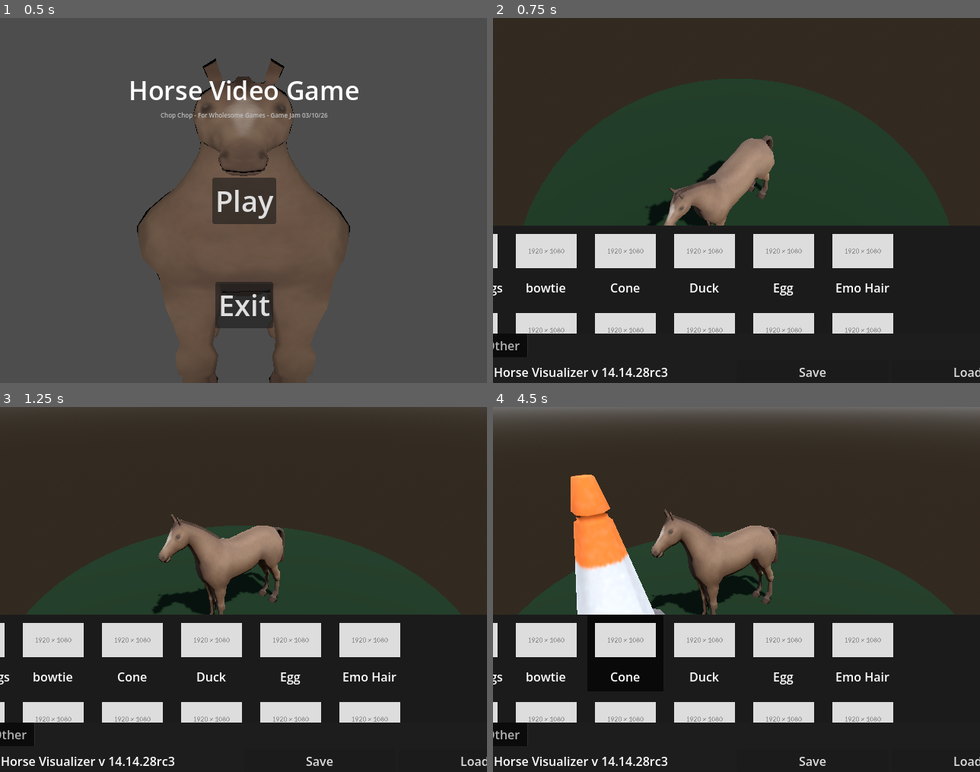
Above: before the commit, frames 1-4 (two rows, left to right).
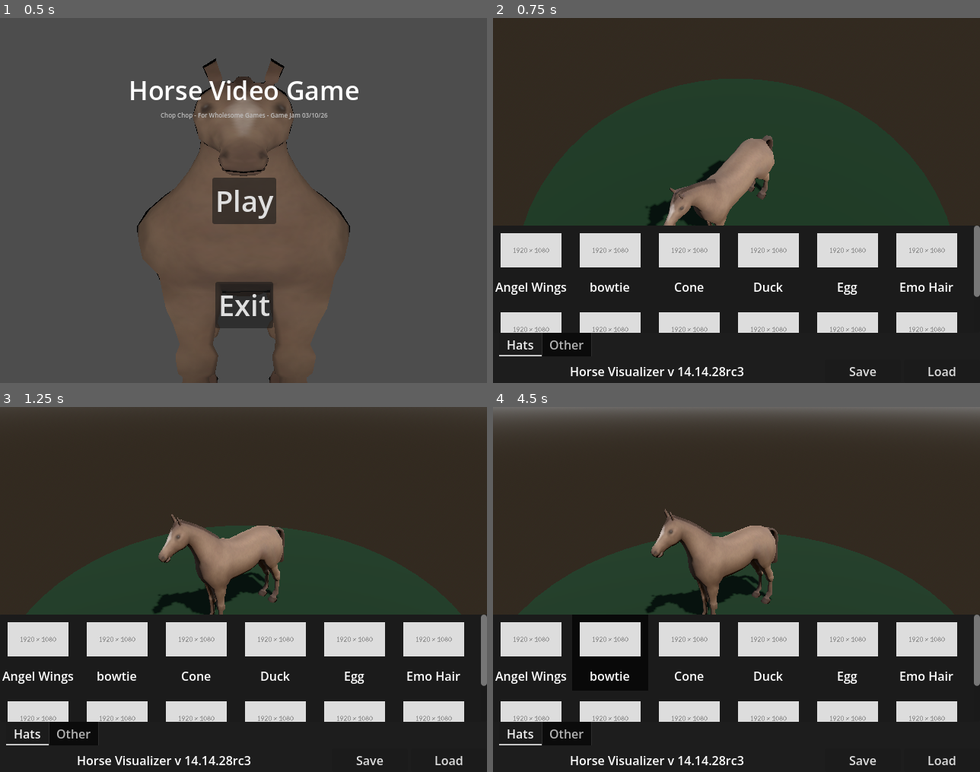
Above: after the commit, the same moments.

Repository: lukewhitingdev/gamejam-Bradys-Day-Out
Game: Godot game, scene res://Maps/MainMenuMap.tscn
The game is run twice, just before and just after one commit, with the same random seed, the same clock (stepped at 60 frames per second) and the same inputs. The engine's default icon, where the game draws it, is replaced by a stand-in: a white triangle on a blue panel in a dark square.
Inputs (mouse positions are in pixels of both pictures, inside the frame that each line leads up to):
- Up to frame 1 (0.5 s): no input
- Up to frame 2 (0.75 s): click "Play" at 0.5 s
- Up to frame 3 (1.25 s): no input
- Up to frame 4 (4.5 s): tap Enter at 1.25 s; move the mouse to (736, 680) at 1.27 s; press the mouse at (736, 680) at 1.28 s; hold D (move_right) 1.28-2.03 s; tap Space (start_game) at 2 s; move the mouse to (546, 651) at 2.02 s; release the mouse at (546, 651) at 2.03 s; hold A (move_left) 2.03-2.75 s; right-click (546, 651) at 2.1 s; click (546, 651) at 2.17 s; click "Save" at 2.75 s; click "Load" at 3.5 s; move the mouse to (624, 651) at 4.27 s; press the mouse at (624, 651) at 4.28 s; hold D (move_right) from 4.28 s (still down)

Frame 1 is identical in both runs. In frame 2, 10% of the frame differs, in the area x 0-100%, y 56-99%; in frame 3, 10%; in frame 4, 14%, in the area x 0-100%, y 18-99%.

Commit message:
Fixed UI scaling

Diff:
--- a/app/chopchop/Maps/DressupMap.tscn
+++ b/app/chopchop/Maps/DressupMap.tscn
@@ -154,11 +154,13 @@
 
 [node name="VBoxContainer" type="VBoxContainer" parent="UI/ColorRect" unique_id=494467980]
 layout_mode = 1
-anchors_preset = 15
+anchors_preset = 12
+anchor_top = 1.0
 anchor_right = 1.0
 anchor_bottom = 1.0
+offset_top = -208.0
 grow_horizontal = 2
-grow_vertical = 2
+grow_vertical = 0
 size_flags_horizontal = 4
 size_flags_vertical = 4
 
@@ -170,8 +172,9 @@
 Items = Array[ExtResource("4_ye5xf")]([SubResource("Resource_d3pcb"), SubResource("Resource_2spav"), SubResource("Resou …(292 unchanged characters)…
 
 [node name="SaveFooter" parent="UI/ColorRect/VBoxContainer" unique_id=610904564 instance=ExtResource("6_q56ad")]
-custom_minimum_size = Vector2(20, 20)
 layout_mode = 2
+size_flags_horizontal = 3
+size_flags_vertical = 3
 
 [connection signal="gui_input" from="UI/ColorRect" to="UI/ColorRect" method="_on_gui_input"]
 [connection signal="gui_input" from="UI/ColorRect/VBoxContainer" to="UI/ColorRect/VBoxContainer" method="_on_gui_input"]
--- a/app/chopchop/UI/Components/Footer/SaveFooter.tscn
+++ b/app/chopchop/UI/Components/Footer/SaveFooter.tscn
@@ -8,7 +8,7 @@
 anchor_top = 1.0
 anchor_right = 1.0
 anchor_bottom = 1.0
-offset_top = -100.0
+offset_top = -31.0
 grow_horizontal = 2
 grow_vertical = 0
 size_flags_horizontal = 10
@@ -16,27 +16,23 @@
 script = ExtResource("1_r10ni")
 
 [node name="RichTextLabel" type="RichTextLabel" parent="." unique_id=139451529]
-custom_minimum_size = Vector2(400, 30)
 layout_mode = 2
-size_flags_horizontal = 6
-size_flags_vertical = 8
+size_flags_horizontal = 3
 text = "Horse Visualizer v0.43rc2"
 horizontal_alignment = 1
 vertical_alignment = 1
 script = ExtResource("1_cm3yt")
 
 [node name="Button" type="Button" parent="." unique_id=429022490]
-custom_minimum_size = Vector2(200, 30)
+custom_maximum_size = Vector2(100, -1)
 layout_mode = 2
-size_flags_horizontal = 10
-size_flags_vertical = 8
+size_flags_horizontal = 3
 text = "Save"
 
 [node name="Button2" type="Button" parent="." unique_id=1095981818]
-custom_minimum_size = Vector2(200, 30)
+custom_maximum_size = Vector2(100, -1)
 layout_mode = 2
-size_flags_horizontal = 10
-size_flags_vertical = 8
+size_flags_horizontal = 3
 text = "Load
 "
 
